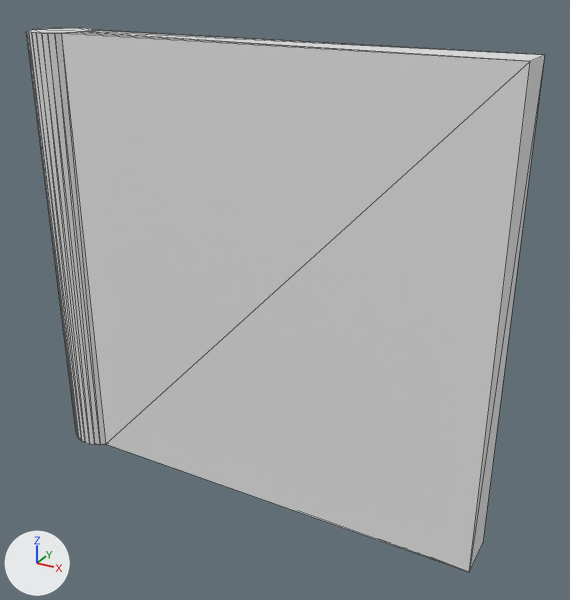
One commit to the OBJ model 3D_Rhythm.gmx/datafiles/Model/tile0.obj: the scene before it, then after it.
Both versions are drawn from a camera (50 mm lens) standing at (1.55, -2.65, 1.3) and looking at (0.06, 0.05, -0.05). The axes (+X, +Y, +Z) are drawn at lower left. The lights are the same throughout. Mesh edges are drawn as thin lines. Where no turn or scale is listed for an object, it has been applied to the vertices.
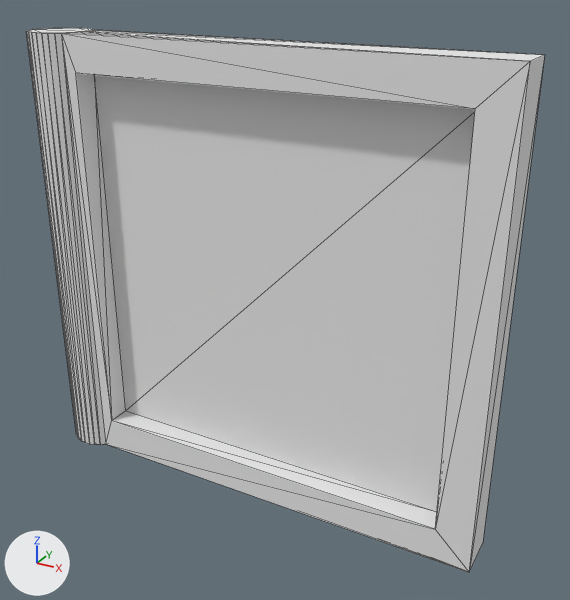
Boxes (x1, y1, x2, y2) around the edits, measured in the pictures (570 x 600 px):
part 1 of me_cylinder_001, built on
    both: (62, 34, 529, 572)

Edits to the bpy script that builds the scene:
```text
Add mat_default_obj:
    mat_default_obj = principled_material('Default_OBJ')
    mat_default_obj.base_color = (0.8, 0.8, 0.8)  # white #e7e7e7
    mat_default_obj.roughness = 1.0
Change me_cylinder_001:
    used by ob_cylinder_001; location = (0.0, 0.0, 0.0)
    remove me_cylinder_001.from_pydata(...)  # 68 vertices, 132 faces; spans x -1.14..1.0, y -0.14..0.14, z -1.0..1.0
    add me_cylinder_001.from_pydata(...)  # 76 vertices, 148 faces; spans x -1.14..1.0, y -0.14..0.14, z -1.0..1.0
    me_cylinder_001 part 1
    2 faces are deleted
    8 vertices are added at x -0.84..0.84, y -0.1..0.01, z -0.84..0.84
    18 new faces join them
    add me_cylinder_001.materials.append(mat_default_obj)  # white #e7e7e7
```
